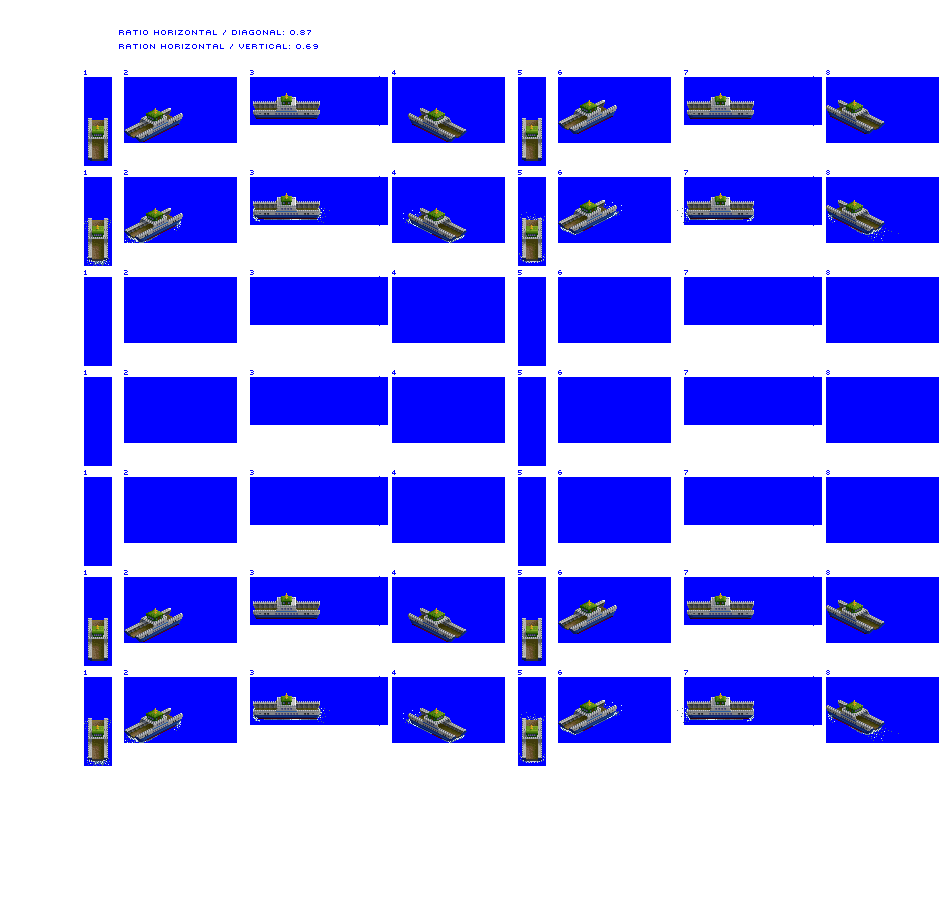
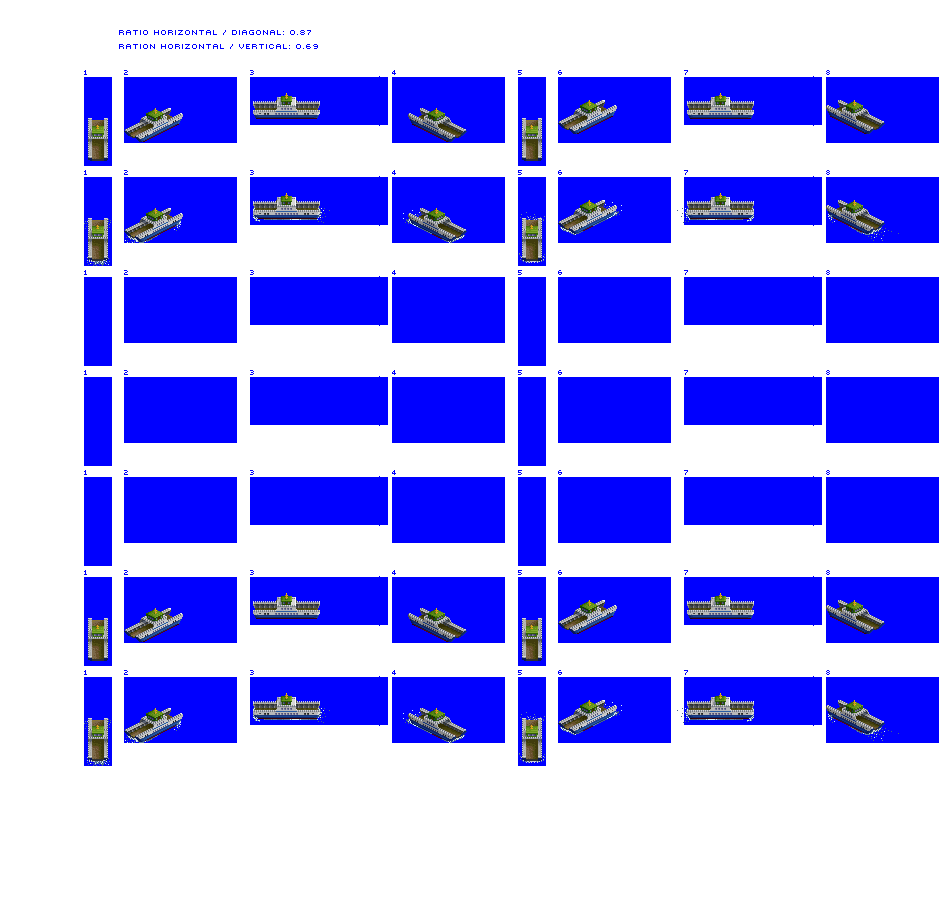
Two versions of the same layered image (950px x 900px). Layer-by-layer changes:
renamed "Vehicle Ferry Unloaded" to "Vehicle Ferry", painted on it over [88, 96, 884, 757]
removed layer "Vehicle Ferry Loaded" over [88, 596, 884, 757]
